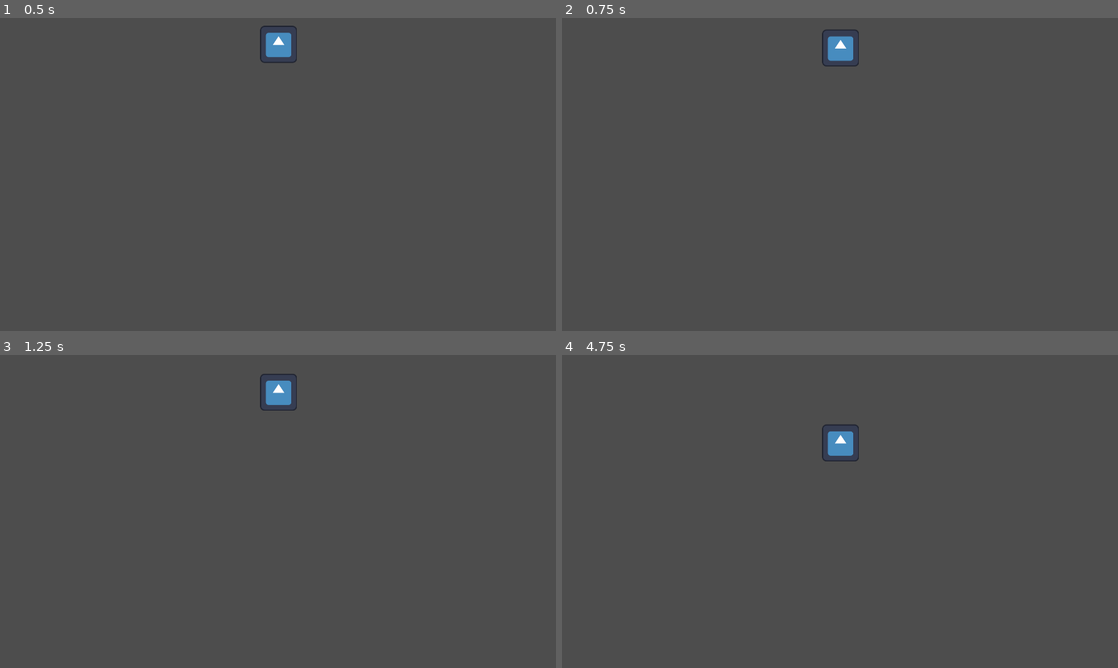
Above: before the commit, frames 1-4 (two rows, left to right).
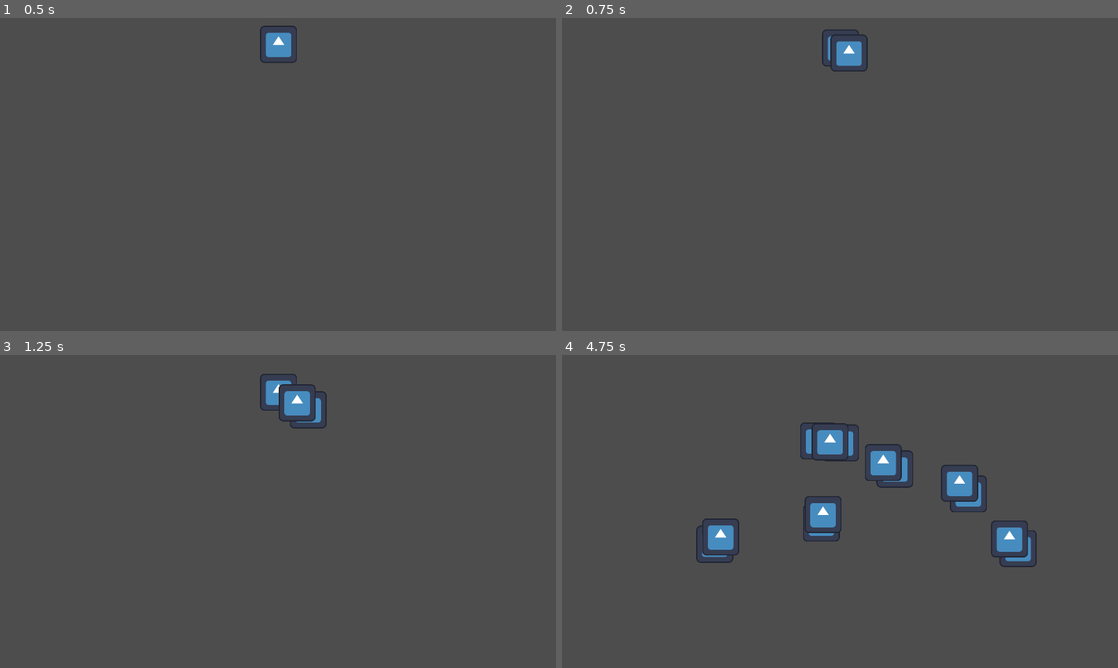
Above: after the commit, the same moments.

Repository: KaarenTenson/GameJam2025GreenMoneyQuack
Game: Godot game, scene res://scenes/main.tscn
Two runs of this game, one before a commit and one after it. Both use one fixed random seed, a clock stepped at 60 frames per second and the inputs below. The engine's default icon, where the game draws it, is replaced by a stand-in: a white triangle on a blue panel in a dark square.
Inputs (mouse positions are in pixels of both pictures, inside the frame that each line leads up to):
- Up to frame 1 (0.5 s): no input
- Up to frame 2 (0.75 s): move the mouse to (962, 158) at 0.52 s; press the mouse at (962, 158) at 0.53 s
- Up to frame 3 (1.25 s): right-click (400, 495) at 0.8 s
- Up to frame 4 (4.75 s): move the mouse to (728, 527) at 1.27 s; release the mouse at (728, 527) at 1.28 s; right-click (728, 527) at 1.35 s; click (728, 527) at 1.55 s; move the mouse to (895, 442) at 2.02 s; press the mouse at (895, 442) at 2.03 s; right-click (895, 442) at 2.3 s; move the mouse to (812, 574) at 2.77 s; release the mouse at (812, 574) at 2.78 s; right-click (812, 574) at 2.85 s; click (812, 574) at 3.05 s; move the mouse to (1006, 558) at 3.52 s; press the mouse at (1006, 558) at 3.53 s; right-click (1006, 558) at 3.8 s; move the mouse to (673, 464) at 4.27 s; release the mouse at (673, 464) at 4.28 s; right-click (673, 464) at 4.35 s; click (673, 464) at 4.55 s

Frame 1 is identical in both runs. In frame 2, 0.5% of the frame differs, in the area x 48-55%, y 5-18%; in frame 3, 0.7%; in frame 4, 3.5%, in the area x 24-86%, y 21-68%.

Commit message:
player shooting pizza

Diff:
--- a/gamejam2025greenmoneyquack/scenes/pizza.tscn
+++ b/gamejam2025greenmoneyquack/scenes/pizza.tscn
@@ -22,8 +22,7 @@
 [sub_resource type="RectangleShape2D" id="RectangleShape2D_xpi5f"]
 size = Vector2(161, 49)
 
-[node name="Node2D" type="Node2D"]
-position = Vector2(645, 639)
+[node name="Pizza" type="Node2D"]
 script = ExtResource("1_7q0oi")
 
 [node name="AnimatedSprite2D" type="AnimatedSprite2D" parent="."]
@@ -33,6 +32,5 @@
 [node name="Area2D" type="Area2D" parent="."]
 
 [node name="CollisionShape2D" type="CollisionShape2D" parent="Area2D"]
-position = Vector2(106, -51)
 shape = SubResource("RectangleShape2D_xpi5f")
 debug_color = Color(1, 1, 1, 0.42)
--- a/gamejam2025greenmoneyquack/scenes/player.tscn
+++ b/gamejam2025greenmoneyquack/scenes/player.tscn
@@ -21,5 +21,5 @@
 [node name="AnimatedSprite2D" type="AnimatedSprite2D" parent="."]
 sprite_frames = SubResource("SpriteFrames_onrkg")
 
-[node name="shoot" type="Node" parent="."]
+[node name="shoot" type="Node2D" parent="."]
 script = ExtResource("3_qhqgy")
--- a/gamejam2025greenmoneyquack/scripts/pizza.gd
+++ b/gamejam2025greenmoneyquack/scripts/pizza.gd
@@ -2,16 +2,19 @@
 class_name Pizza
 
 var direction: Vector2
-var speed: float = 200.0  # Speed in pixels per second
+@export var speed: float = 200.0  # Speed in pixels per second
 
 @export var pizza = global.pizza.MEAT
 
 func set_new_position(fly: Vector2) -> void:
 	direction = (fly - position)
 
+
 func _process(delta: float) -> void:
 	if direction != null:
 		position += direction.normalized() * speed * delta
-		print(position)
+		#print(position)
 func _ready() -> void:
-	set_new_position(Vector2(1200,0))
+	#set_new_position(Vector2(1200,0))
+	#set_new_direction(get_viewport().get_mouse_position())
+	pass
--- a/gamejam2025greenmoneyquack/scripts/shoot.gd
+++ b/gamejam2025greenmoneyquack/scripts/shoot.gd
@@ -1,15 +1,24 @@
-extends Node
+extends Node2D
 
+var pizza_scene = preload("res://scenes/pizza.tscn")
 
 
 func _input(event):
 	if event.is_action_pressed("shoot_meat"):
 		print("shoot_meat")
-		var mouse_pos:Vector2 = get_viewport().get_mouse_position()
-
+		shoot(global.pizza.MEAT)
 
 	if event.is_action_pressed("shoot_vegan"):
 		print("shoot_vegan")
+		shoot(global.pizza.VEGAN)
 
-func shoot(mouse:Vector2):
-	pass
+
+func shoot(type):
+	var mouse_pos = get_global_mouse_position()
+	var pizza:Pizza = pizza_scene.instantiate()
+	get_tree().root.add_child(pizza)
+
+	pizza.global_position = get_parent().global_position
+
+	pizza.pizza = global.pizza.MEAT
+	pizza.direction = mouse_pos - get_parent().global_position
Not shown: 1 places in gamejam2025greenmoneyquack/scenes/main_menu.tscn that only renumber resources
